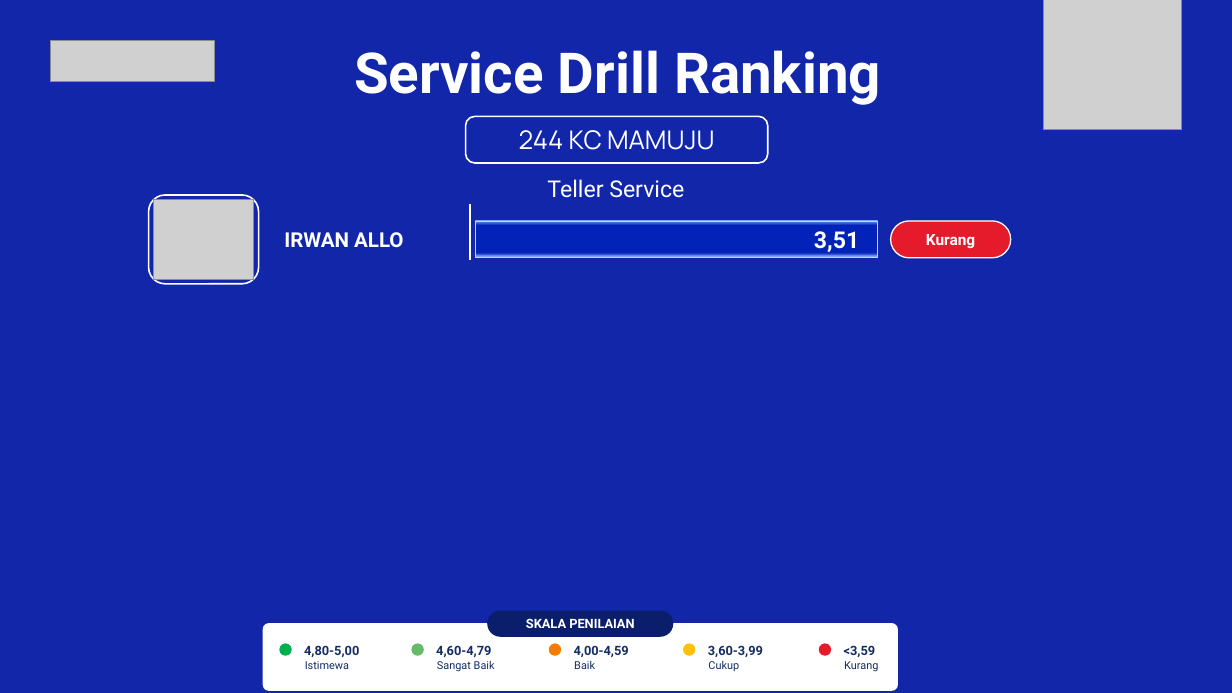
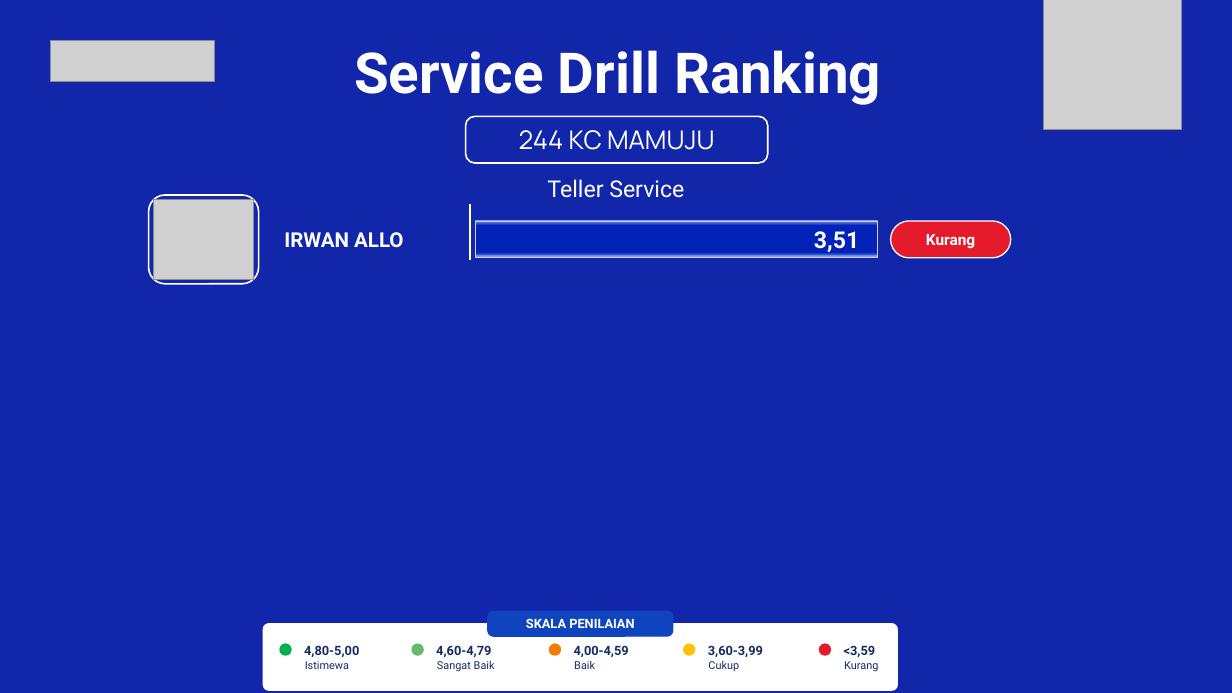
Before and after one commit to hengkiyudijanto/btn-sip, a slide deck: slide 2 of ranking-nyata.pptx. Drawn at 1232x693 pixels with LibreOffice and Linux fonts; fonts in the diff are those of the drawing; grey boxes stand for pictures; background and template pictures are left out. Boxes give left, top, right and bottom in pixels: in the first picture for what was removed or moved away, otherwise in the second. Text is boxed around its words. In the diff, an @@ line names an element or a change of style, - is before the commit and + after.

```diff
--- a/ranking-nyata.pptx
+++ b/ranking-nyata.pptx
@@ rounded rectangle at (488, 612, 673, 637): fill #0B1E6B to #0F44BE; outline #0B1E6B 1 pt to #0F44BE 1 pt; proportions changed @@
```
Also in this commit, not shown: 1 other slide changed, 5 other files.
